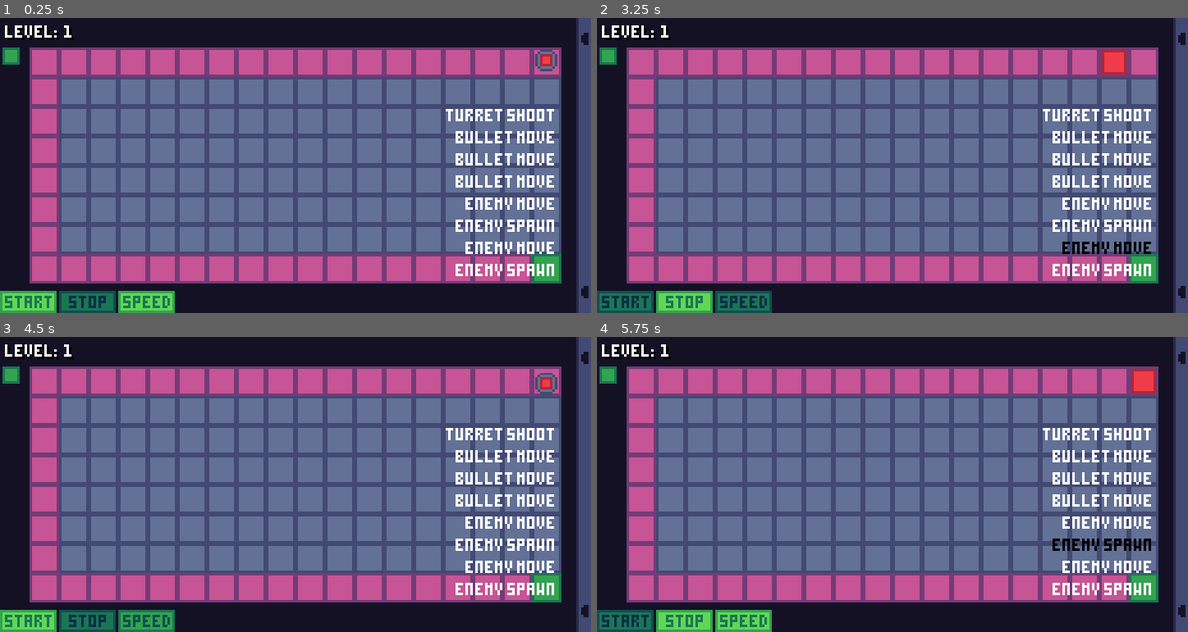
Above: before the commit, frames 1-4 (two rows, left to right).
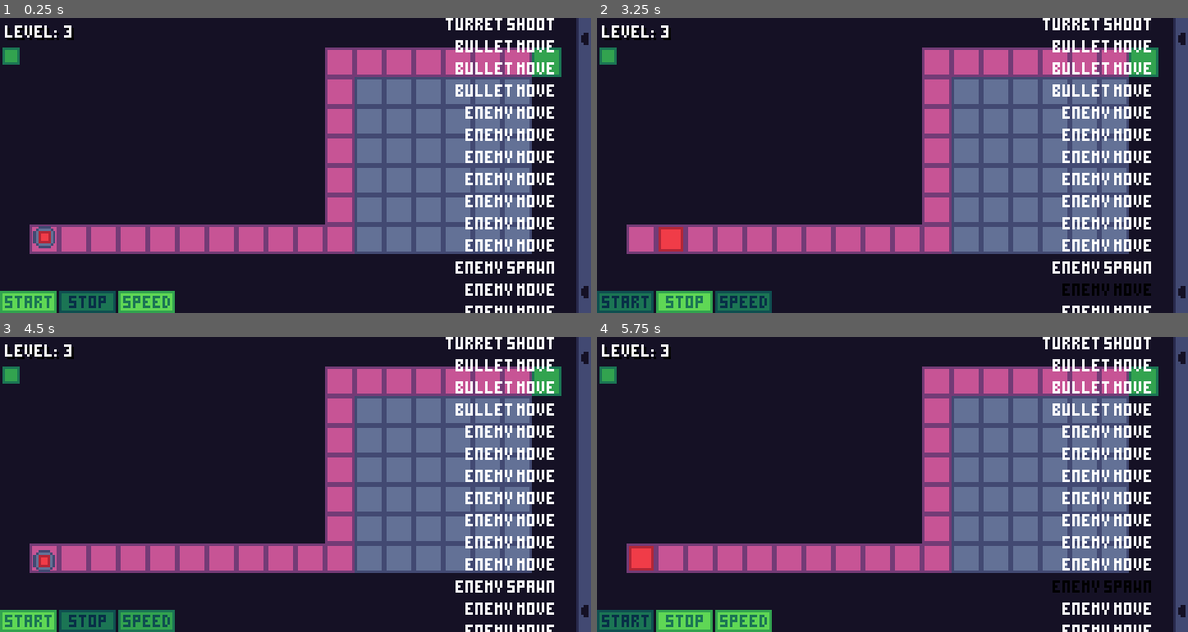
Above: after the commit, the same moments.

Repository: mariothedog/brackeys-game-jam
Game: Godot game, scene res://main/main.tscn
The game is run twice, just before and just after one commit, with the same random seed, the same clock (stepped at 60 frames per second) and the same inputs.
Inputs (mouse positions are in pixels of both pictures, inside the frame that each line leads up to):
- Up to frame 1 (0.25 s): no input
- Up to frame 2 (3.25 s): click (626, 301) at 0.5 s; click (685, 301) at 1.25 s; click (626, 301) at 2 s; click (744, 301) at 2.75 s
- Up to frame 3 (4.5 s): click (88, 620) at 3.5 s; click (147, 620) at 4.25 s
- Up to frame 4 (5.75 s): click (626, 620) at 5 s

The runs differ from the first frame. In frame 1, 53% of the frame differs, in the area x 5-95%, y 0-100%; in frame 2, 53%; in frame 3, 53%; in frame 4, 54%.

Commit message:
Refactor steps

Diff:
--- a/src/autoload/constants.gd
+++ b/src/autoload/constants.gd
@@ -11,11 +11,3 @@
 
 # Format paths
 const FORMAT_LEVEL_PATH := "res://levels/resources/level_%s.tres"
-
-# Enums
-enum StepTypes {
-	TURRET_SHOOT,
-	BULLET_MOVE,
-	ENEMY_SPAWN,
-	ENEMY_MOVE,
-}
--- a/src/autoload/global.gd
+++ b/src/autoload/global.gd
@@ -7,3 +7,23 @@
 var is_aiming := false
 var min_step_delay_ms := 1.0
 var step_speed := 1.0
+
+var level: Level
+var enemies: Enemies
+var turrets: Turrets
+var bullets: Bullets
+var placed_turrets: Node
+var steps: Array
+var step_index := 0
+var num_enemies_left: int
+var num_enemies_dead := 0
+var enemy_group_size_max: int
+var current_enemy_group_size := 0
+
+
+func reset(num_enemies: int, enemy_group_size: int) -> void:
+	step_index = 0
+	num_enemies_left = num_enemies
+	num_enemies_dead = 0
+	enemy_group_size_max = enemy_group_size
+	current_enemy_group_size = 0
--- /dev/null
+++ b/src/autoload/step_manager.gd
@@ -0,0 +1,53 @@
+extends Node
+
+enum StepTypes {
+	TURRET_SHOOT,
+	BULLET_MOVE,
+	ENEMY_SPAWN,
+	ENEMY_MOVE,
+}
+
+const STEP_TYPES_TO_STEPS := {
+	StepTypes.TURRET_SHOOT: StepTurretShoot,
+	StepTypes.BULLET_MOVE: StepBulletMove,
+	StepTypes.ENEMY_SPAWN: StepEnemySpawn,
+	StepTypes.ENEMY_MOVE: StepEnemyMove,
+}
+
+
+func get_steps_from_step_types(step_types: Array) -> Array:
+	var steps := []
+	for type in step_types:
+		var step: Step = STEP_TYPES_TO_STEPS[type].new()
+		steps.append(step)
+	return steps
+
+
+func get_valid_step_index(steps: Array, step_index: int, should_simulate: bool) -> int:
+	var is_valid := false
+	while not is_valid:
+		step_index %= steps.size()
+		var step: Step = steps[step_index]
+		is_valid = step.is_valid(should_simulate)
+		if not is_valid:
+			step_index += 1
+	return step_index
+
+
+func merge_steps(steps: Array, step_index: int) -> Array:
+	# Returns [new step index, number of steps merged]
+	var step: Step = steps[step_index]
+	var num_merged := 0
+	var is_consecutive := true
+	while is_consecutive:
+		var next_step_index := get_valid_step_index(steps, step_index + 1, false)
+		var next_step: Step = steps[next_step_index]
+		is_consecutive = _are_steps_equal(step, next_step)
+		if is_consecutive:
+			step_index = next_step_index
+			num_merged += 1
+	return [step_index, num_merged]
+
+
+func _are_steps_equal(a: Step, b: Step) -> bool:
+	return a.get_script() == b.get_script()
--- a/src/levels/level_editor/level_data.gd
+++ b/src/levels/level_editor/level_data.gd
@@ -9,4 +9,4 @@
 export var num_turrets: int
 export var num_enemies: int
 export var enemy_group_size: int  # -1 means no groups (they continuously spawn)
-export var steps: Array
+export var step_types: Array
--- a/src/levels/level_editor/level_editor.gd
+++ b/src/levels/level_editor/level_editor.gd
@@ -8,7 +8,7 @@
 export (int, 1, 100) var num_turrets := 1
 export (int, 0, 1000) var num_enemies := 1
 export (int, -1, 1000) var enemy_group_size := -1
-export (Array, Constants.StepTypes) var steps
+export (Array, StepManager.StepTypes) var step_types
 # warning-ignore:unused_class_variable
 export var create_level := false setget _create_level
 # warning-ignore:unused_class_variable
@@ -111,7 +111,7 @@
 	data.num_turrets = num_turrets
 	data.num_enemies = num_enemies
 	data.enemy_group_size = enemy_group_size
-	data.steps = steps
+	data.step_types = step_types
 # warning-ignore:return_value_discarded
 	ResourceSaver.save(FORMAT_PATH % level_num, data)
 
@@ -167,6 +167,6 @@
 	num_turrets = level_data.num_turrets
 	num_enemies = level_data.num_enemies
 	enemy_group_size = level_data.enemy_group_size
-	steps = level_data.steps
+	step_types = level_data.step_types
 	property_list_changed_notify()
 	_build_level(level_data)
--- a/src/levels/level_editor/level_editor.tscn
+++ b/src/levels/level_editor/level_editor.tscn
@@ -9,8 +9,12 @@
 format = 1
 tile_data = PoolIntArray( 0, 1, 0, 1, 1, 0, 2, 1, 0, 3, 1, 0, 4, 1, 0, 5, 1, 0, 6, 1, 0, 7, 1, 0, 8, 1, 0, 9, 1, 0, 10, …(2597 unchanged characters)…
 script = ExtResource( 1 )
+level_num = 0
 num_lives = 100
 num_turrets = 100
 num_enemies = 20
 enemy_group_size = 5
 steps = [ 0, 1, 1, 1, 3, 2 ]
+create_level = false
+clear_level = false
+load_level = false
--- a/src/levels/resources/level_0.tres
+++ b/src/levels/resources/level_0.tres
@@ -16,4 +16,4 @@
 num_turrets = 100
 num_enemies = 20
 enemy_group_size = 5
-steps = [ 0, 1, 1, 1, 3, 2 ]
+step_types = [ 0, 1, 1, 1, 3, 2 ]
--- a/src/levels/resources/level_1.tres
+++ b/src/levels/resources/level_1.tres
@@ -16,4 +16,4 @@
 num_turrets = 2
 num_enemies = 4
 enemy_group_size = 3
-steps = [ 0, 1, 1, 1, 3, 2, 3, 2 ]
+step_types = [ 0, 1, 1, 1, 3, 2, 3, 2 ]
--- a/src/levels/resources/level_2.tres
+++ b/src/levels/resources/level_2.tres
@@ -16,4 +16,4 @@
 num_turrets = 2
 num_enemies = 10
 enemy_group_size = -1
-steps = [ 0, 1, 1, 1, 3, 3, 3, 2, 3, 3, 3, 2 ]
+step_types = [ 0, 1, 1, 1, 3, 3, 3, 2, 3, 3, 3, 2 ]
--- a/src/levels/resources/level_3.tres
+++ b/src/levels/resources/level_3.tres
@@ -16,4 +16,4 @@
 num_turrets = 2
 num_enemies = 5
 enemy_group_size = -1
-steps = [ 0, 1, 1, 1, 3, 3, 3, 3, 3, 3, 3, 2, 3, 3, 3, 3, 3, 3, 3, 2 ]
+step_types = [ 0, 1, 1, 1, 3, 3, 3, 3, 3, 3, 3, 2, 3, 3, 3, 3, 3, 3, 3, 2 ]
--- a/src/main/bullets.gd
+++ b/src/main/bullets.gd
@@ -2,6 +2,10 @@
 extends Node2D
 
 
-func move_bullets(num: int) -> void:
+func move(num: int) -> void:
 	for bullet in get_children():
 		bullet.move(num)
+
+
+func get_last() -> Bullet:
+	return get_child(get_child_count() - 1) as Bullet
--- a/src/main/enemies.gd
+++ b/src/main/enemies.gd
@@ -28,6 +28,10 @@
 	add_child(enemy)
 
 
+func get_last() -> Enemy:
+	return get_child(get_child_count() - 1) as Enemy
+
+
 func _set_paths(value: Array) -> void:
 	paths = value
 	_num_paths = len(paths)
--- a/src/main/main.gd
+++ b/src/main/main.gd
@@ -11,19 +11,15 @@
 export var sped_up_step_speed := 2.0
 
 var _level_data: LevelData
-var _num_enemies_left: int
-var _num_enemies_spawned_in_group := 0
-var _num_enemies_dead := 0 setget _set_num_enemies_dead
-var _step_index := 0
+var _last_step_start_time: int
 var _turn_num := 0
-var _last_step_start_time: int
 
 onready var level: Level = $Level
 onready var enemies: Enemies = $Level/Enemies
 onready var enemy_spawn_indicators: Node2D = $Level/EnemySpawnIndicators
 onready var turrets: Turrets = $Turrets
 onready var bullets: Bullets = $Turrets/Bullets
-onready var placed_turrets: Node2D = $Turrets/PlacedTurrets
+onready var placed_turrets: Node = $Turrets/PlacedTurrets
 onready var hud: HUD = $HUDLayer/HUD
 onready var level_label: Label = $HUDLayer/HUD/VBoxContainer/LevelMargin/Level
 onready var lives: Lives = $HUDLayer/HUD/VBoxContainer/Lives
@@ -36,6 +32,11 @@
 func _ready() -> void:
 	Global.min_step_delay_ms = initial_min_step_delay_ms
 	Global.step_speed = initial_step_speed
+	Global.level = level
+	Global.enemies = enemies
+	Global.turrets = turrets
+	Global.bullets = bullets
+	Global.placed_turrets = placed_turrets
 	_go_to_level(level_num)
 # warning-ignore:return_value_discarded
 	Signals.connect("start_pressed", self, "_start")
@@ -61,9 +62,12 @@
 		CONNECT_DEFERRED + CONNECT_ONESHOT
 	)
 	Global.is_running = true
-	if _is_valid_step_turret_shoot(_step_index):
-		turrets.charge_up_guns()
 	_last_step_start_time = OS.get_ticks_msec()
+	var first_step_index: int = StepManager.get_valid_step_index(
+		Global.steps, Global.step_index, true
+	)
+	var next_step: Step = Global.steps[first_step_index]
+	next_step.charge_up()
 	_start_step_delay()
 
 
@@ -80,16 +84,13 @@
 
 
 func _reset() -> void:
-	_step_index = 0
 	_turn_num = 0
-	_num_enemies_spawned_in_group = 0
-	_num_enemies_dead = 0
 	hud.highlight_step_labels(-1)
 	if not _level_data:
 		push_warning("Attempted to reset but the level data is invalid")
 		return
+	Global.reset(_level_data.num_enemies, _level_data.enemy_group_size)
 	lives.num_lives = _level_data.num_lives
-	_num_enemies_left = _level_data.num_enemies
 
 
 func _force_stop() -> void:
@@ -112,19 +113,16 @@
 	if not _level_data:
 		push_warning("Attempted to go to level %s but it wasn't found" % num)
 		return
-	if not _level_data.steps:
-		push_warning("Attempted to go to level %s but it has no steps" % num)
+	if not _level_data.step_types:
+		push_warning("Attempted to go to level %s but it has no step types" % num)
 	_reset()
-	hud.set_step_labels(_level_data.steps)
+	Global.steps = StepManager.get_steps_from_step_types(_level_data.step_types)
+	for step in Global.steps:
+		step.connect("finished", self, "_start_step_delay")
+	hud.set_step_labels(_level_data.step_types)
 	item.num_left = _level_data.num_turrets
 	level.build_level(_level_data)
 	level_label.text = FORMAT_LEVEL_LABEL % num
-
-
-func _set_num_enemies_dead(value: int) -> void:
-	_num_enemies_dead = value
-	if value == _level_data.num_enemies:
-		_go_to_next_level()
 
 
 func _on_stop_pressed() -> void:
@@ -140,104 +138,29 @@
 func _on_Enemies_enemy_reached_end_of_path(enemy: Enemy) -> void:
 	lives.damage(enemy.DAMAGE)
 	enemy.queue_free()
-	self._num_enemies_dead += 1
+	Global.num_enemies_dead += 1
+	if Global.num_enemies_dead == _level_data.num_enemies:
+		_go_to_next_level()
 
 
 func _on_Enemies_enemy_exploded(_enemy: Enemy) -> void:
-	self._num_enemies_dead += 1
+	Global.num_enemies_dead += 1
+	if Global.num_enemies_dead == _level_data.num_enemies:
+		_go_to_next_level()
 
 
-func _get_valid_step_index(step_index: int, should_simulate: bool) -> int:
-	var is_valid := false
-	while not is_valid:
-		step_index %= _level_data.steps.size()
-		var step: int = _level_data.steps[step_index]
-		match step:
-			Constants.StepTypes.TURRET_SHOOT:
-				is_valid = placed_turrets.get_child_count() > 0
-			Constants.StepTypes.BULLET_MOVE:
-				is_valid = bullets.get_child_count() > 0
-			Constants.StepTypes.ENEMY_SPAWN:
-				if _num_enemies_spawned_in_group == _level_data.enemy_group_size:
-					is_valid = false
-					if not should_simulate:
-						_num_enemies_spawned_in_group = 0  # Remove?
-				else:
-					is_valid = _num_enemies_left > 0 and enemies.paths
-			Constants.StepTypes.ENEMY_MOVE:
-				is_valid = enemies.get_child_count() > 0
-		if not is_valid:
-			step_index += 1
-	return step_index
-
-
-func _get_next_valid_step_index(step_index: int, should_simulate: bool) -> int:
-	return _get_valid_step_index(step_index + 1, should_simulate)
-
-
-func _is_valid_step_turret_shoot(step_index: int) -> bool:
-	var next_step_index := _get_valid_step_index(step_index, true)
-	return _level_data.steps[next_step_index] == Constants.StepTypes.TURRET_SHOOT
-
-
-func _get_num_step() -> int:
-	var step: int = _level_data.steps[_step_index]
-	var num := 1
-	var is_consecutive := true
-	while is_consecutive:
-		var next_step_index := _get_next_valid_step_index(_step_index, true)
-		var next_step: int = _level_data.steps[next_step_index]
-		is_consecutive = next_step == step
-		if is_consecutive:
-			_step_index = next_step_index
-			num += 1
-	return num
-
-
-func _start_step() -> void:
-	_last_step_start_time = OS.get_ticks_msec()
-	_step_index = _get_valid_step_index(_step_index, false)
-	var step: int = _level_data.steps[_step_index]
-	hud.highlight_step_labels(_step_index)
-	match step:
-		Constants.StepTypes.TURRET_SHOOT:
-			# If there are bullet move turns after this one they should all
-			# be executed in one turn
-			turrets.shoot_turrets(bullets, level.cell_size)
-			var next_step_index := _get_next_valid_step_index(_step_index, false)
-			var next_step: int = _level_data.steps[next_step_index]
-			if next_step == Constants.StepTypes.BULLET_MOVE:
-				_step_index = next_step_index
-				var num := _get_num_step()
-				_move_bullets_step(num)
-			else:
-				_start_step_delay()
-		Constants.StepTypes.BULLET_MOVE:
-			var num := _get_num_step()
-			_move_bullets_step(num)
-		Constants.StepTypes.ENEMY_SPAWN:
-			_num_enemies_spawned_in_group += 1
-			_num_enemies_left -= 1
-			enemies.spawn_enemy()
-			_start_step_delay()
-		Constants.StepTypes.ENEMY_MOVE:
-			enemies.move_enemies()
-			var num_enemies := enemies.get_child_count()
-			var last_enemy := enemies.get_child(num_enemies - 1)
-# warning-ignore:return_value_discarded
-			last_enemy.connect("stopped_moving", self, "_start_step_delay", [], CONNECT_ONESHOT)
-	_step_index += 1
+func _execute_step() -> void:
+	Global.step_index = StepManager.get_valid_step_index(Global.steps, Global.step_index, false)
+	hud.highlight_step_labels(Global.step_index)
+	var step: Step = Global.steps[Global.step_index]
+	step.execute()
+	Global.step_index += 1
 	_turn_num += 1
-	if _is_valid_step_turret_shoot(_step_index):
-		turrets.charge_up_guns()
-
-
-func _move_bullets_step(bullet_move_tile_num: int) -> void:
-	bullets.move_bullets(bullet_move_tile_num)
-	var num_bullets := bullets.get_child_count()
-	var last_bullet := bullets.get_child(num_bullets - 1)
-# warning-ignore:return_value_discarded
-	last_bullet.connect("stopped_moving", self, "_start_step_delay", [], CONNECT_ONESHOT)
+	var next_step_index: int = StepManager.get_valid_step_index(
+		Global.steps, Global.step_index, true
+	)
+	var next_step: Step = Global.steps[next_step_index]
+	next_step.charge_up()
 
 
 func _start_step_delay() -> void:
@@ -248,7 +171,8 @@
 
 
 func _on_StepDelay_timeout() -> void:
-	_start_step()
+	_last_step_start_time = OS.get_ticks_msec()
+	_execute_step()
 
 
 func _on_speed_pressed(button_pressed: bool) -> void:
--- a/src/main/main.tscn
+++ b/src/main/main.tscn
@@ -12,6 +12,7 @@
 
 [node name="Main" type="Node"]
 script = ExtResource( 3 )
+level_num = 3
 initial_min_step_delay_ms = 500.0
 normal_min_step_delay_ms = 500.0
 sped_up_min_step_delay_ms = 250.0
--- /dev/null
+++ b/src/main/steps/step.gd
@@ -0,0 +1,17 @@
+class_name Step
+
+# warning-ignore:unused_signal
+signal finished
+
+
+func is_valid(_should_simulate: bool) -> bool:
+	push_warning("Attempted to validate a step but is_valid() has not been overriden")
+	return false
+
+
+func execute() -> void:
+	push_warning("Attempted to execute a step but execute() has not been overriden")
+
+
+func charge_up() -> void:  # Runs when the previous step starts
+	return
--- /dev/null
+++ b/src/main/steps/step_bullet_move.gd
@@ -0,0 +1,17 @@
+class_name StepBulletMove
+extends Step
+
+
+func is_valid(_should_simulate: bool) -> bool:
+	return Global.bullets.get_child_count() > 0
+
+
+func execute() -> void:
+	var step_index_and_num_merged: Array = StepManager.merge_steps(Global.steps, Global.step_index)
+	Global.step_index = step_index_and_num_merged[0]
+	var num_merged: int = step_index_and_num_merged[1]
+	Global.bullets.move(num_merged + 1)
+
+	var last_bullet := Global.bullets.get_last()
+# warning-ignore:return_value_discarded
+	last_bullet.connect("stopped_moving", self, "emit_signal", ["finished"], CONNECT_ONESHOT)
--- /dev/null
+++ b/src/main/steps/step_enemy_move.gd
@@ -0,0 +1,13 @@
+class_name StepEnemyMove
+extends Step
+
+
+func is_valid(_should_simulate: bool) -> bool:
+	return Global.enemies.get_child_count() > 0
+
+
+func execute() -> void:
+	Global.enemies.move_enemies()
+	var last_enemy := Global.enemies.get_last()
+# warning-ignore:return_value_discarded
+	last_enemy.connect("stopped_moving", self, "emit_signal", ["finished"], CONNECT_ONESHOT)
--- /dev/null
+++ b/src/main/steps/step_enemy_spawn.gd
@@ -0,0 +1,17 @@
+class_name StepEnemySpawn
+extends Step
+
+
+func is_valid(should_simulate: bool) -> bool:
+	if Global.current_enemy_group_size == Global.enemy_group_size_max:
+		if not should_simulate:
+			Global.current_enemy_group_size = 0
+		return false
+	return Global.num_enemies_left > 0 and Global.enemies.paths
+
+
+func execute() -> void:
+	Global.num_enemies_left -= 1
+	Global.current_enemy_group_size += 1
+	Global.enemies.spawn_enemy()
+	emit_signal("finished")
--- /dev/null
+++ b/src/main/steps/step_turret_shoot.gd
@@ -0,0 +1,31 @@
+class_name StepTurretShoot
+extends Step
+
+
+func is_valid(_should_simulate: bool) -> bool:
+	return Global.placed_turrets.get_child_count() > 0
+
+
+func execute() -> void:
+	Global.turrets.shoot(Global.bullets, Global.level.cell_size)
+	var next_step_index: int = StepManager.get_valid_step_index(
+		Global.steps, Global.step_index + 1, false
+	)
+	var next_step: Step = Global.steps[next_step_index]
+	if next_step is StepBulletMove:
+		var step_index_and_num_skipped: Array = StepManager.merge_steps(
+			Global.steps, next_step_index
+		)
+		var num_merged: int = step_index_and_num_skipped[1]
+		Global.step_index = step_index_and_num_skipped[0]
+		Global.bullets.move(num_merged + 1)
+
+		var last_bullet := Global.bullets.get_last()
+# warning-ignore:return_value_discarded
+		last_bullet.connect("stopped_moving", self, "emit_signal", ["finished"], CONNECT_ONESHOT)
+	else:
+		emit_signal("finished")
+
+
+func charge_up() -> void:  # Runs when the previous step starts
+	Global.turrets.charge_up_guns()
--- a/src/project.godot
+++ b/src/project.godot
@@ -59,6 +59,31 @@
 "language": "GDScript",
 "path": "res://turrets/sight_line/sight_line.gd"
 }, {
+"base": "Reference",
+"class": "Step",
+"language": "GDScript",
+"path": "res://main/steps/step.gd"
+}, {
+"base": "Step",
+"class": "StepBulletMove",
+"language": "GDScript",
+"path": "res://main/steps/step_bullet_move.gd"
+}, {
+"base": "Step",
+"class": "StepEnemyMove",
+"language": "GDScript",
+"path": "res://main/steps/step_enemy_move.gd"
+}, {
+"base": "Step",
+"class": "StepEnemySpawn",
+"language": "GDScript",
+"path": "res://main/steps/step_enemy_spawn.gd"
+}, {
+"base": "Step",
+"class": "StepTurretShoot",
+"language": "GDScript",
+"path": "res://main/steps/step_turret_shoot.gd"
+}, {
 "base": "Object",
 "class": "TilesManager",
 "language": "GDScript",
@@ -90,6 +115,11 @@
 "LevelData": "",
 "Lives": "",
 "SightLine": "",
+"Step": "",
+"StepBulletMove": "",
+"StepEnemyMove": "",
+"StepEnemySpawn": "",
+"StepTurretShoot": "",
 "TilesManager": "",
 "Turret": "",
 "Turrets": "",
@@ -107,6 +137,7 @@
 Constants="*res://autoload/constants.gd"
 Signals="*res://autoload/signals.gd"
 Global="*res://autoload/global.gd"
+StepManager="*res://autoload/step_manager.gd"
 
 [debug]
 
--- a/src/turrets/turrets.gd
+++ b/src/turrets/turrets.gd
@@ -27,7 +27,8 @@
 
 func _process(_delta: float) -> void:
 	if Global.is_aiming:
-		var mouse_pos := Global.selected_turret.get_local_mouse_position()
+		# Todo: what?
+		var mouse_pos: Vector2 = Global.selected_turret.get_local_mouse_position()
 		if mouse_pos.length() >= TURRET_AIMING_MOUSE_DIST_THRESHOLD:
 			var angle_snapped := _get_snapped_angle_to(mouse_pos)
 			if angle_snapped == _prev_angle_snapped:
@@ -54,7 +55,7 @@
 		Global.is_aiming = false
 
 
-func shoot_turrets(bullets_node: Node, tile_size: Vector2) -> void:
+func shoot(bullets_node: Node, tile_size: Vector2) -> void:
 	for turret in placed_turrets.get_children():
 		if turret.is_enabled:
 			turret.shoot(bullets_node, tile_size)
--- a/src/ui/hud/hud.gd
+++ b/src/ui/hud/hud.gd
@@ -23,7 +23,7 @@
 
 func set_step_labels(steps: Array) -> void:
 	Util.deferred_free_children(step_labels)
-	var step_names := Constants.StepTypes.keys()
+	var step_names := StepManager.StepTypes.keys()
 	for step in steps:
 		var step_name: String = step_names[step].to_lower()
 		var label: Label = STEP_LABEL_SCENE.instance()
